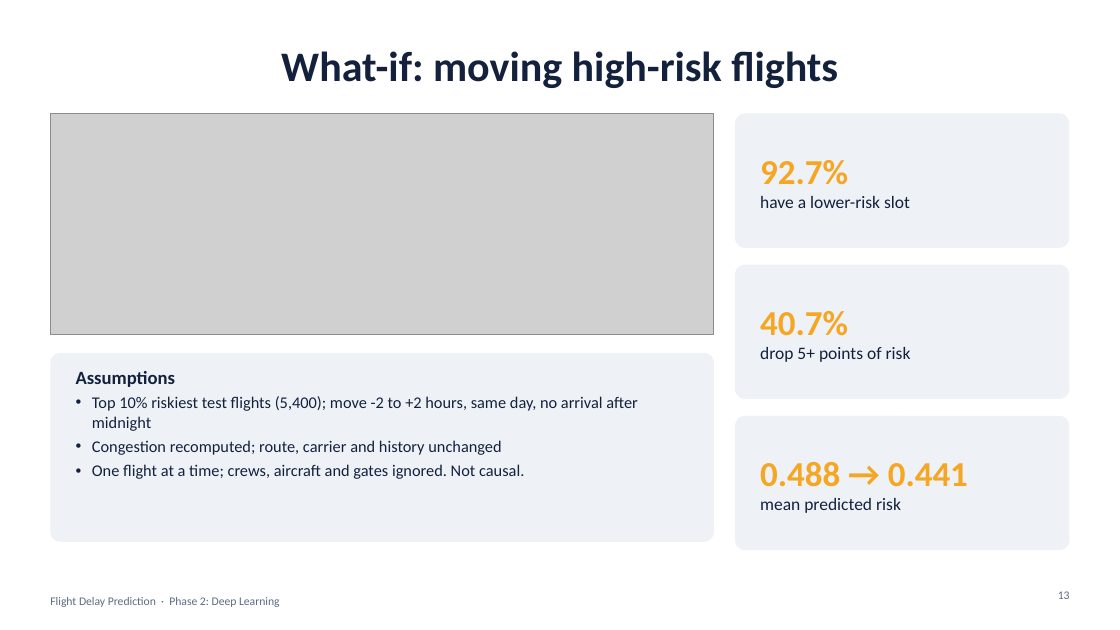
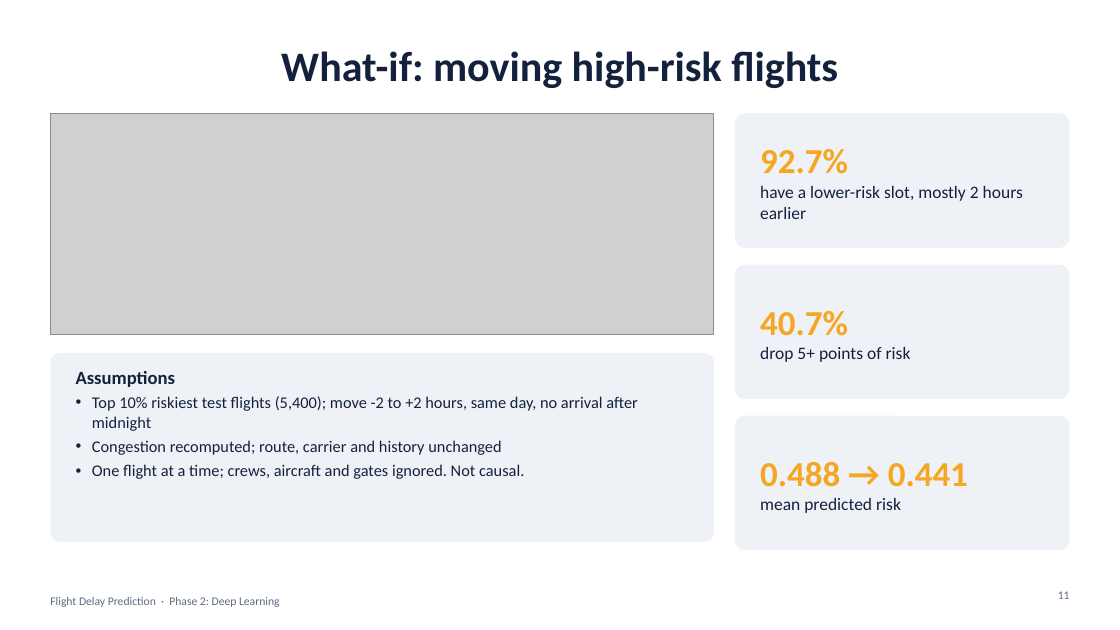
Before and after one commit to mayank-pillai-99/flight-delay-prediction, a slide deck: slide 11 of phase2/presentation/flight_delay_dl_presentation.pptx (slide 13 before the commit). Drawn at 1120x630 pixels with LibreOffice and Linux fonts; fonts in the diff are those of the drawing; grey boxes stand for pictures. Boxes give left, top, right and bottom in pixels: in the first picture for what was removed or moved away, otherwise in the second. Text is boxed around its words. In the diff, an @@ line names an element or a change of style, - is before the commit and + after.

```diff
--- a/phase2/presentation/flight_delay_dl_presentation.pptx
+++ b/phase2/presentation/flight_delay_dl_presentation.pptx
@@ text at <box>760,186,1023,219</box>: text changed @@
-have a lower-risk slot
+have a lower-risk slot, mostly 2 hours earlier
@@ page number at <box>1058,591,1070,599</box>: text changed @@
-13
+11
```
Also in this commit, not shown: 6 other slides changed, 1 other file.
